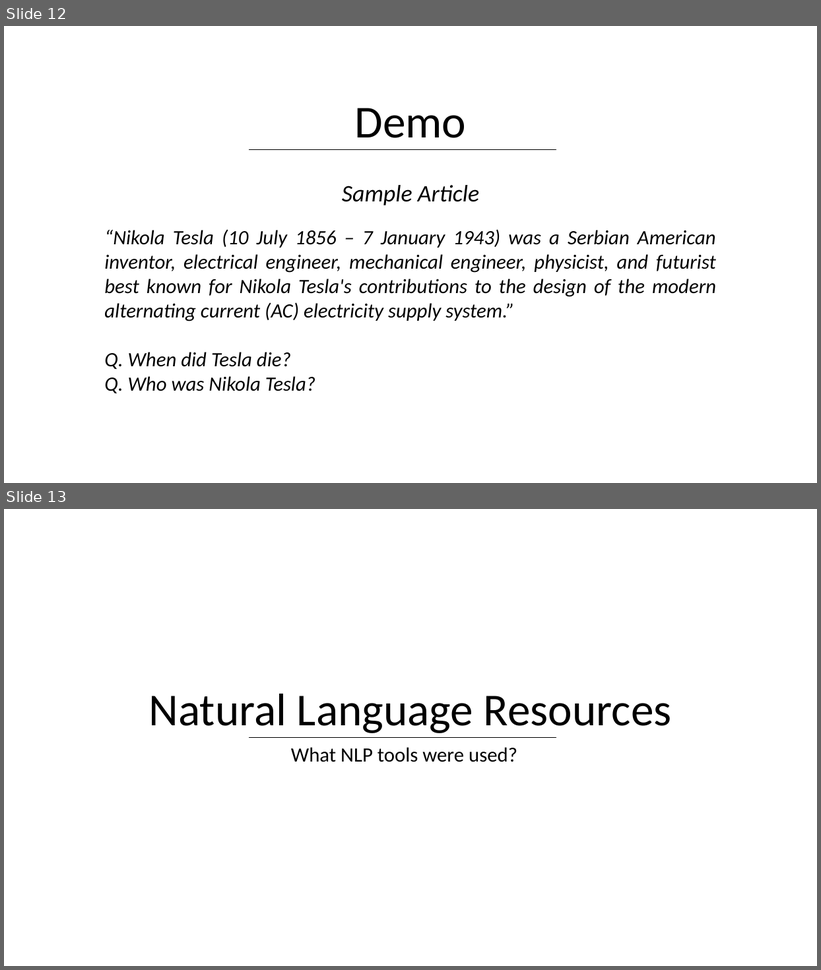
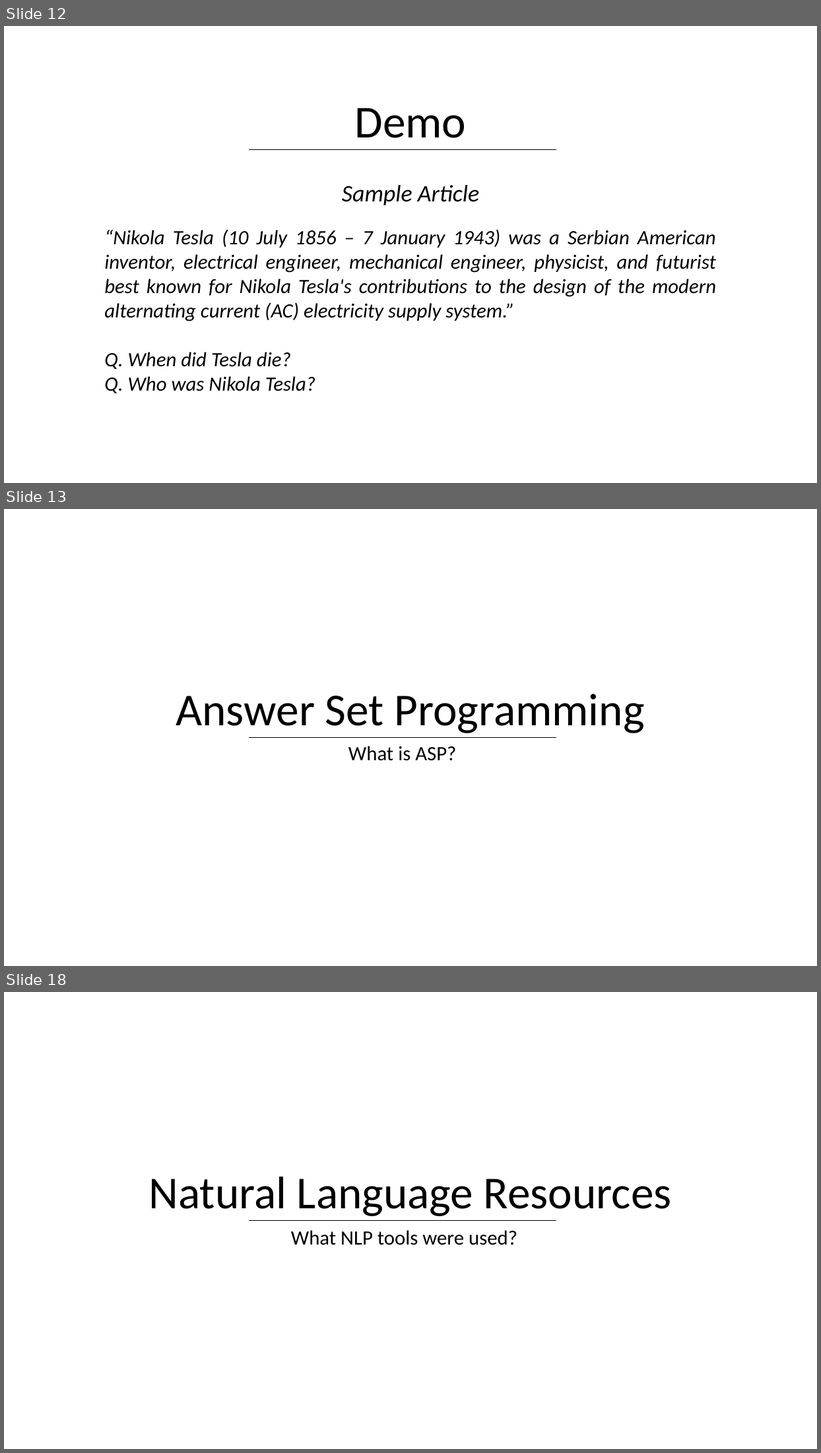
Before and after one commit to DhruvaPendharkar/thesis-project, a slide deck: Notes/ThesisPresentation.pptx. Shown one above the other, each under a label of ours: slides 12 and 13 before the commit, slides 12, 13 and 18 after it; the slides between them are not shown. The pictures are 821x970 and 821x1453 pixels, drawn with LibreOffice and Linux fonts; fonts in the diff are those of the drawing. Boxes give left, top, right and bottom in pixels: in the first picture for what was removed or moved away, otherwise in the second. Text is boxed around its words. In the diff, an @@ line names an element or a change of style, - is before the commit and + after.

```diff
--- a/Notes/ThesisPresentation.pptx
+++ b/Notes/ThesisPresentation.pptx
@@ slide 13 added at bbox=[4, 509, 817, 966], background #FFFFFF @@
@@ text added at bbox=[176, 694, 645, 733], 54 pt, text #000000 @@
+Answer Set Programming
@@ line added from (249, 738) to (556, 738), #000000 0.5 pt @@
@@ text added at bbox=[349, 746, 456, 761], 24 pt, text #000000 @@
+What is ASP?
@@ what was slide 13 is now slide 18 @@
```
Also in this commit, not shown: 5 slides changed, 7 other slides added.
